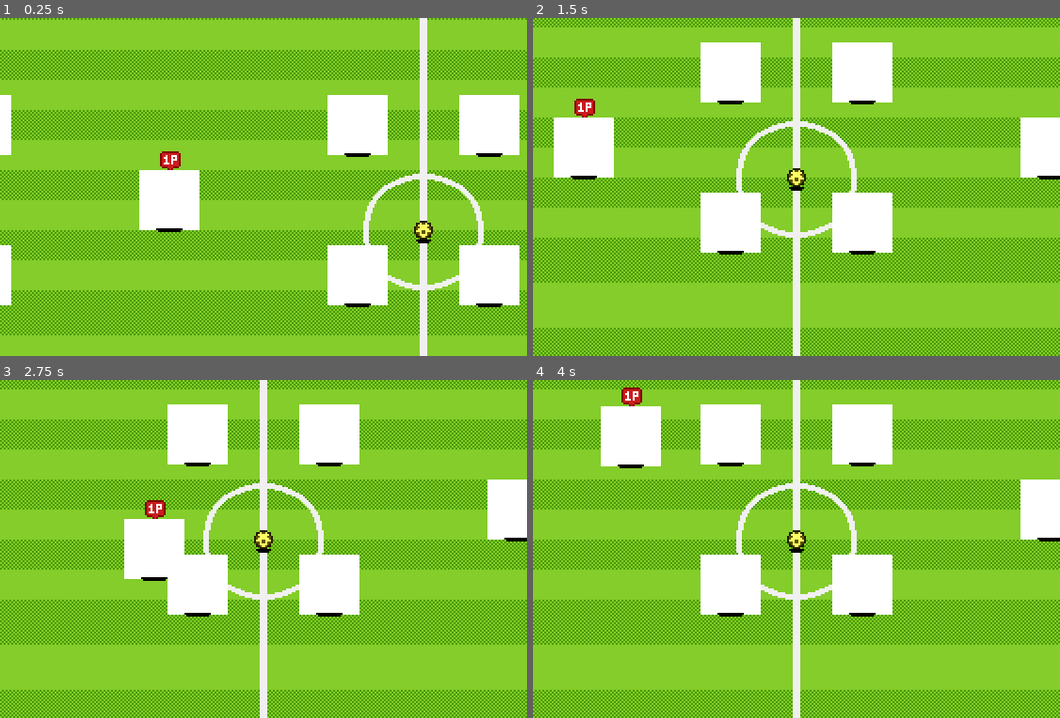
Above: before the commit, frames 1-4 (two rows, left to right).
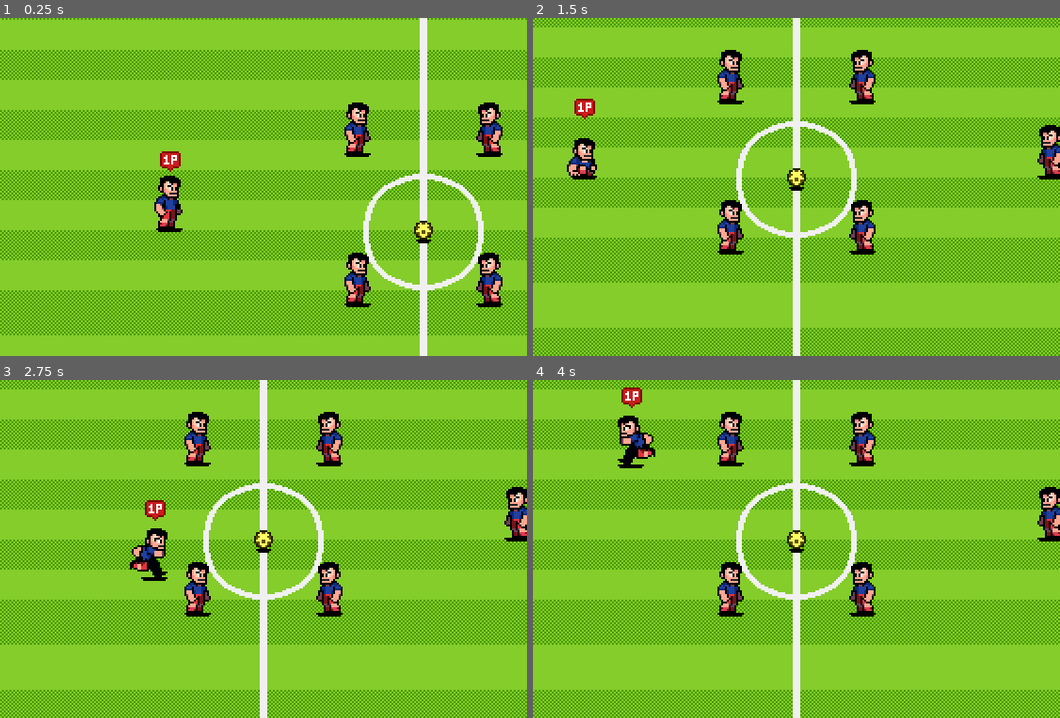
Above: after the commit, the same moments.

Repository: AhkunTa/soccer-online
Game: Godot game, scene res://scenes/world/world.tscn
Two runs of this game, one before a commit and one after it. Both use one fixed random seed, a clock stepped at 60 frames per second and the inputs below.
Inputs:
- Up to frame 1 (0.25 s): no input
- Up to frame 2 (1.5 s): tap Enter (ui_accept) at 0.5 s; hold D (p1_right) 0.53-1.28 s; tap J (p1_pass) at 0.6 s; tap Space (p1_jump) at 0.77 s; hold S (p1_down) from 1.28 s (still down); tap K (p1_shoot) at 1.35 s
- Up to frame 3 (2.75 s): tap Space (p1_jump) at 1.52 s; release S (p1_down) at 2.03 s; hold D (p1_right) from 2.03 s (still down); tap Down (p2_down) at 2.1 s
- Up to frame 4 (4 s): release D (p1_right) at 2.78 s; hold W (p1_up) 2.78-3.53 s; tap Left (p2_left) at 2.85 s; tap Space (p1_jump) at 3.02, 3.77 s; hold A (p1_left) from 3.53 s (still down); tap Delete (p2_pass) at 3.6 s

The runs differ from the first frame. In frame 1, 11% of the frame differs, in the area x 0-99%, y 22-85%; in frame 2, 11%, in the area x 3-100%, y 7-70%; in frame 3, 11%; in frame 4, 11%.

Commit message:
feat: add color shader

Diff:
--- a/scenes/charcaters/player.tscn
+++ b/scenes/charcaters/player.tscn
@@ -1,13 +1,19 @@
-[gd_scene load_steps=21 format=3 uid="uid://dv6q00nlf84ql"]
+[gd_scene load_steps=23 format=3 uid="uid://dv6q00nlf84ql"]
 
 [ext_resource type="Script" uid="uid://p6p44a0tis42" path="res://scenes/charcaters/player.gd" id="1_ct8e2"]
 [ext_resource type="Texture2D" uid="uid://8j3jl22ycrq6" path="res://assets/art/characters/soccer-player.png" id="1_mrolr"]
 [ext_resource type="Shader" uid="uid://d0121fgat8g35" path="res://shaders/replace_color.gdshader" id="2_3g0k1"]
 [ext_resource type="Texture2D" uid="uid://cwj17hijrniey" path="res://assets/art/characters/player-shadow.png" id="3_6aipo"]
+[ext_resource type="Texture2D" uid="uid://bd8li7jywv683" path="res://assets/art/palettes/teams-color-palette.png" id="3_sisoe"]
 [ext_resource type="Texture2D" uid="uid://l5nflo672p66" path="res://assets/art/props/1p.png" id="3_ydfq7"]
+[ext_resource type="Texture2D" uid="uid://whgqm11qw0x1" path="res://assets/art/palettes/skin-colors-palette.png" id="4_ug4v2"]
 
 [sub_resource type="ShaderMaterial" id="ShaderMaterial_sisoe"]
 shader = ExtResource("2_3g0k1")
+shader_parameter/team_palette = ExtResource("3_sisoe")
+shader_parameter/team_skin_palette = ExtResource("4_ug4v2")
+shader_parameter/team_color = 8
+shader_parameter/skin_color = 0
 
 [sub_resource type="Animation" id="Animation_qjq5t"]
 length = 0.001
@@ -314,12 +320,14 @@
 collision_mask = 4
 
 [node name="CollisionShape2D" type="CollisionShape2D" parent="BallDetectionArea"]
+visible = false
 position = Vector2(0, -6)
 rotation = 1.5708
 shape = SubResource("CapsuleShape2D_ydfq7")
 
 [node name="BallDetectionArea" type="Area2D" parent="BallDetectionArea"]
 unique_name_in_owner = true
+visible = false
 collision_layer = 0
 collision_mask = 4
 
--- a/shaders/replace_color.gdshader
+++ b/shaders/replace_color.gdshader
@@ -1,7 +1,33 @@
 shader_type canvas_item;
+
+uniform sampler2D team_palette;
+uniform sampler2D team_skin_palette;
+
+uniform int team_color;
+uniform int skin_color;
+
+vec2 px_to_uv(ivec2 pos, ivec2 tex_size) {
+	return vec2(
+		(float(pos[0]) + 0.5) / float(tex_size[0]),
+		(float(pos[1]) + 0.5) / float(tex_size[1])
+	);
+}
+
+vec4 get_pelette_color(vec4 color, sampler2D palette, int selection) {
+	ivec2 tex_size = textureSize(palette, 0);
+	for (int i=0; i<tex_size[0]; i++){
+		vec2 uv_color_ref = px_to_uv(ivec2(i,0),tex_size);
+		vec4 color_ref = texture(palette, uv_color_ref);
+		if(color == color_ref) {
+			vec2 uv_color_dest = px_to_uv(ivec2(i,selection),tex_size);
+			return texture(palette, uv_color_dest);
+		}
+	}
+	return color;
+}
+
 
 
 void fragment() {
-	// Called for every pixel the material is visible on.
-	COLOR = vec4(1.0,1.0,1.0,1.0);
+	COLOR = get_pelette_color(COLOR, team_palette, team_color);
 }
